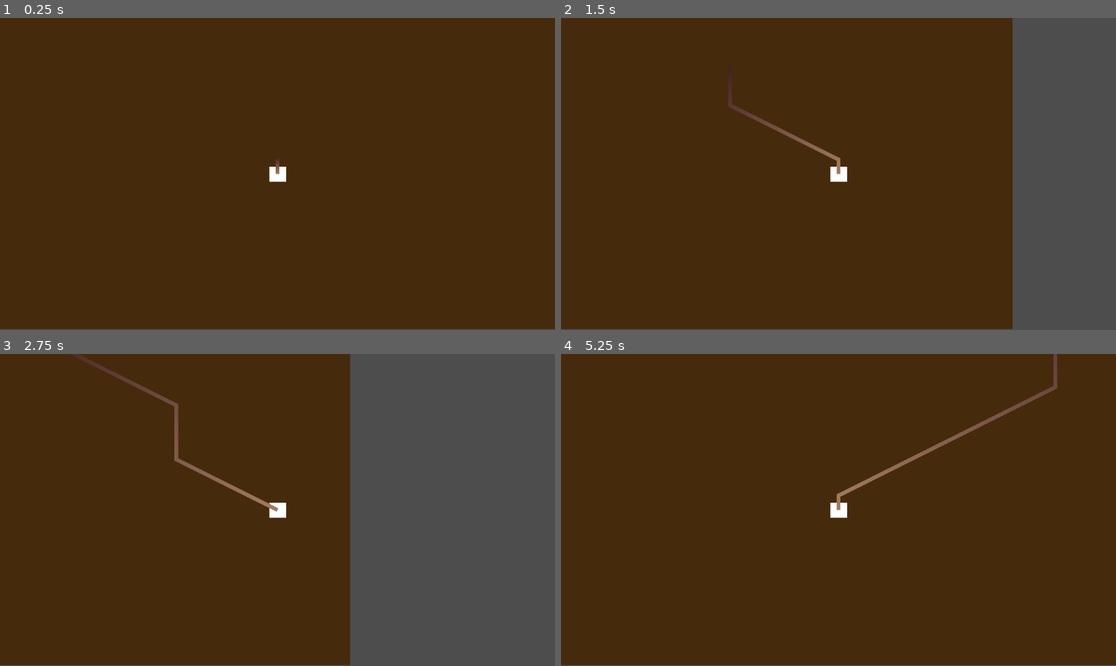
Above: before the commit, frames 1-4 (two rows, left to right).
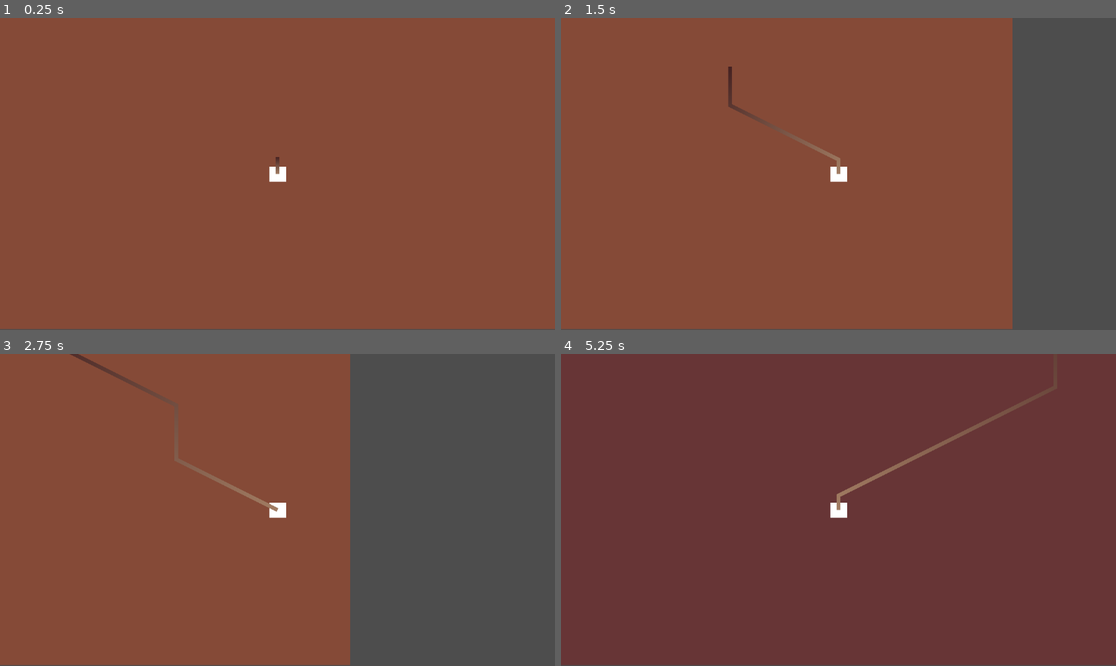
Above: after the commit, the same moments.

Repository: n4than0193-star/drill-digger
Game: Godot game, scene res://game.tscn
Same seed, same stepped clock (60 frames per second), same inputs: the game is played once before the commit and once after it.
Inputs (mouse positions are in pixels of both pictures, inside the frame that each line leads up to):
- Up to frame 1 (0.25 s): no input
- Up to frame 2 (1.5 s): tap Enter at 0.5 s; move the mouse to (960, 158) at 0.52 s; hold Right (Right) 0.53-1.28 s; tap Alt at 0.6 s; click (960, 158) at 0.67 s; move the mouse to (727, 189) at 1.27 s; hold Down from 1.28 s (still down); tap Shift at 1.35 s
- Up to frame 3 (2.75 s): move the mouse to (333, 441) at 2.02 s; release Down at 2.03 s; hold Right (Right) from 2.03 s (still down); tap Alt at 2.1 s
- Up to frame 4 (5.25 s): move the mouse to (810, 572) at 2.77 s; release Right (Right) at 2.78 s; hold Up 2.78-3.53 s; tap Shift at 2.85, 4.35 s; click (810, 572) at 2.92 s; move the mouse to (1005, 556) at 3.52 s; hold Left (Left) 3.53-5.03 s; tap Alt at 3.6, 5.1 s; move the mouse to (672, 463) at 4.27 s; move the mouse to (866, 510) at 5.02 s; hold Down from 5.03 s (still down); click (866, 510) at 5.17 s

The runs differ from the first frame. In frame 1, 100% of the frame differs, in the area x 0-100%, y 0-100%; in frame 2, 81%; in frame 3, 62%; in frame 4, 99%.

Commit message:
Environment Changing Logic
Set up code so that over time the environment changes. Pretty small, bcz i'm tired af. cyutmrw

Diff:
--- /dev/null
+++ b/game.gd
@@ -0,0 +1,23 @@
+extends Node2D
+
+# Called when the node enters the scene tree for the first time.
+func _ready() -> void:
+	pass # Replace with function body.
+
+
+# Called every frame. 'delta' is the elapsed time since the previous frame.
+func _process(delta: float) -> void:
+	if GlobalVariables.depth > 125000:
+		$ColorRect.color = Color8(39, 20, 29, 255)
+
+	elif GlobalVariables.depth > 100000:
+		$ColorRect.color = Color8(71, 39, 47, 255)
+
+	elif GlobalVariables.depth > 75000:
+		$ColorRect.color = Color8(84, 49, 40, 255)
+
+	elif GlobalVariables.depth > 50000:
+		$ColorRect.color = Color8(93, 51, 45, 255)
+
+	elif GlobalVariables.depth > 25000:
+		$ColorRect.color = Color8(103, 53, 54, 255)
--- a/game.tscn
+++ b/game.tscn
@@ -1,6 +1,7 @@
-[gd_scene load_steps=4 format=3 uid="uid://4sdmdtgh2xun"]
+[gd_scene load_steps=5 format=3 uid="uid://4sdmdtgh2xun"]
 
 [ext_resource type="Script" uid="uid://w6h1kkjvbtch" path="res://player.gd" id="1_80nbo"]
+[ext_resource type="Script" uid="uid://bvb8d3wdse3pg" path="res://game.gd" id="1_e2o6t"]
 
 [sub_resource type="RectangleShape2D" id="RectangleShape2D_e2o6t"]
 size = Vector2(35, 31)
@@ -9,13 +10,14 @@
 colors = PackedColorArray(0.271995, 0.134277, 0.133152, 1, 0.631373, 0.486275, 0.384314, 1)
 
 [node name="Main" type="Node2D"]
+script = ExtResource("1_e2o6t")
 
 [node name="ColorRect" type="ColorRect" parent="."]
 offset_left = -12.0
 offset_top = -326.0
 offset_right = 1162.0
 offset_bottom = 322.0
-color = Color(0.276082, 0.166241, 0.0490228, 1)
+color = Color(0.521569, 0.290196, 0.215686, 1)
 
 [node name="Player" type="Node2D" parent="."]
 script = ExtResource("1_80nbo")
Not shown, added: game.gd.uid
